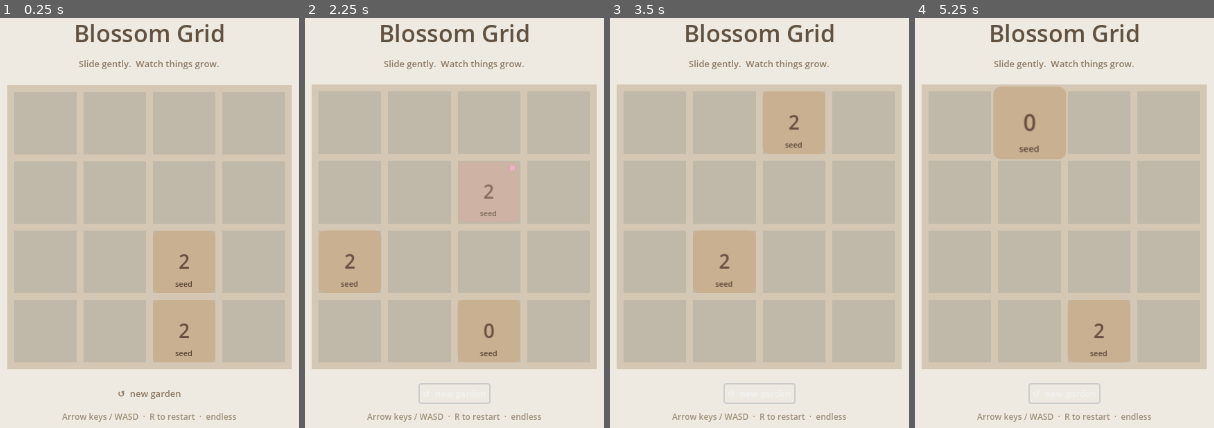
Above: before the commit, frames 1-4 (left to right).
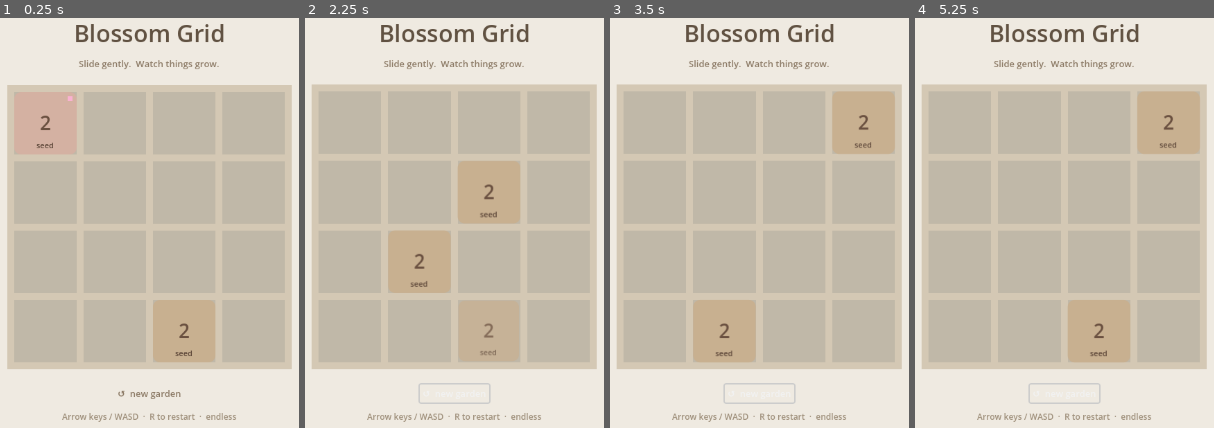
Above: after the commit, the same moments.

Repository: keyscome/blossom-grid
Game: Godot game, scene res://scenes/Main.tscn
Two runs of this game, one before a commit and one after it. Both use one fixed random seed, a clock stepped at 60 frames per second and the inputs below.
Inputs:
- Up to frame 1 (0.25 s): no input
- Up to frame 2 (2.25 s): click "↺ new garden" at 0.5 s; click "↺ new garden" at 1.25 s; tap Enter at 2 s; hold Right (ui_right) from 2.03 s (still down); tap R at 2.1 s
- Up to frame 3 (3.5 s): tap Space at 2.75 s; release Right (ui_right) at 2.78 s; hold Down (ui_down) from 2.78 s (still down); tap R at 2.85 s
- Up to frame 4 (5.25 s): tap Enter at 3.5, 5 s; release Down (ui_down) at 3.53 s; hold Right (ui_right) 3.53-4.28 s; tap R at 3.6, 4.35, 5.1 s; tap Space at 4.25 s; hold Up (ui_up) 4.28-5.03 s; hold Left (ui_left) from 5.03 s (still down)

The runs differ from the first frame. In frame 1, 0.3% of the frame differs, in the area x 12-65%, y 19-66%; in frame 2, 0.6%; in frame 3, 0.8%; in frame 4, 1.6%, in the area x 26-88%, y 16-35%.

Commit message:
fix: address code review — remove redundant str() casts, clarify bloom count expression, single-source config
Agent-Logs-Url: https://github.com/keyscome/blossom-grid/sessions/7b102dfb-3f3c-4c2a-badd-3c185d1dc7e3

Co-authored-by: alanthssss <32271197+alanthssss@users.noreply.github.com>

Diff:
--- a/config/tile_config.json
+++ b/config/tile_config.json
@@ -1,7 +1,4 @@
 {
   "bloom_chance": 0.12,
-  "spawn_weights": {
-    "2": 9,
-    "4": 1
-  }
+  "spawn_weights": { "2": 9, "4": 1 }
 }
--- a/scripts/Board.gd
+++ b/scripts/Board.gd
@@ -15,8 +15,9 @@
 const BREATHE_PERIOD := 5.0
 const BREATHE_SCALE := 0.003
 
-# 12 % of newly spawned tiles carry the Bloom tag
-const BLOOM_CHANCE := 0.12
+# Default fallbacks; overridden at start() from config/tile_config.json
+var bloom_chance := 0.12
+var spawn_weights: Dictionary = {"2": 9, "4": 1}
 
 # Board background colours
 const BOARD_BG := Color("#d4c8b4")
@@ -54,11 +55,27 @@
 # ─── Lifecycle ────────────────────────────────────────────────────────────────
 
 func start() -> void:
+	_load_config()
 	_reset_grid()
 	_init_tile_nodes()
 	_spawn_tile(true)
 	_spawn_tile(true)
 	_start_breathing()
+
+func _load_config() -> void:
+	var file := FileAccess.open("res://config/tile_config.json", FileAccess.READ)
+	if file == null:
+		push_warning("tile_config.json not found, using defaults")
+		return
+	var parsed = JSON.parse_string(file.get_as_text())
+	if typeof(parsed) != TYPE_DICTIONARY:
+		push_warning("tile_config.json malformed, using defaults")
+		return
+	var cfg: Dictionary = parsed
+	if cfg.has("bloom_chance"):
+		bloom_chance = float(cfg["bloom_chance"])
+	if cfg.has("spawn_weights") and typeof(cfg["spawn_weights"]) == TYPE_DICTIONARY:
+		spawn_weights = cfg["spawn_weights"]
 
 func reset() -> void:
 	if breathe_tween:
@@ -188,7 +205,7 @@
 	var stage_key: int = _get_stage_key(value)
 	var data: Dictionary = STAGE_DATA.get(stage_key, STAGE_DATA[2])
 
-	var bg_color := Color(str(data["bg"]))
+	var bg_color := Color(data["bg"] as String)
 	if special == "bloom":
 		bg_color = bg_color.lerp(Color("#f3b5d0"), 0.28)
 
@@ -196,7 +213,7 @@
 	if style:
 		style.bg_color = bg_color
 
-	var fg_color := Color(str(data["fg"]))
+	var fg_color := Color(data["fg"] as String)
 
 	var val_lbl: Label = panel.get_node_or_null("ValueLabel") as Label
 	if val_lbl:
@@ -220,8 +237,8 @@
 		return false
 
 	var pos: Vector2i = empties.pick_random()
-	var value := 2 if randf() > 0.1 else 4
-	var special := "bloom" if randf() < BLOOM_CHANCE else "none"
+	var value := _random_spawn_value()
+	var special := "bloom" if randf() < bloom_chance else "none"
 	grid[pos.y][pos.x] = {"value": value, "special": special}
 
 	var tile := _create_tile_node(value, special)
@@ -241,9 +258,24 @@
 
 	return true
 
+func _random_spawn_value() -> int:
+	var keys: Array = spawn_weights.keys()
+	var total := 0
+	for k in keys:
+		total += int(spawn_weights[k])
+	if total <= 0:
+		return 2
+	var roll := randi() % total
+	var acc := 0
+	for k in keys:
+		acc += int(spawn_weights[k])
+		if roll < acc:
+			return int(k)
+	return 2
+
 # Bloom effect: sprout 1-2 seeds floating up from nearby empty cells
 func _spawn_bloom_seeds(near_pos: Vector2i) -> void:
-	var count := 1 + (1 if randf() < 0.35 else 0)
+	var count := 2 if randf() < 0.35 else 1
 	var nbrs := _neighbors(near_pos)
 	nbrs.shuffle()
 	var spawned := 0
